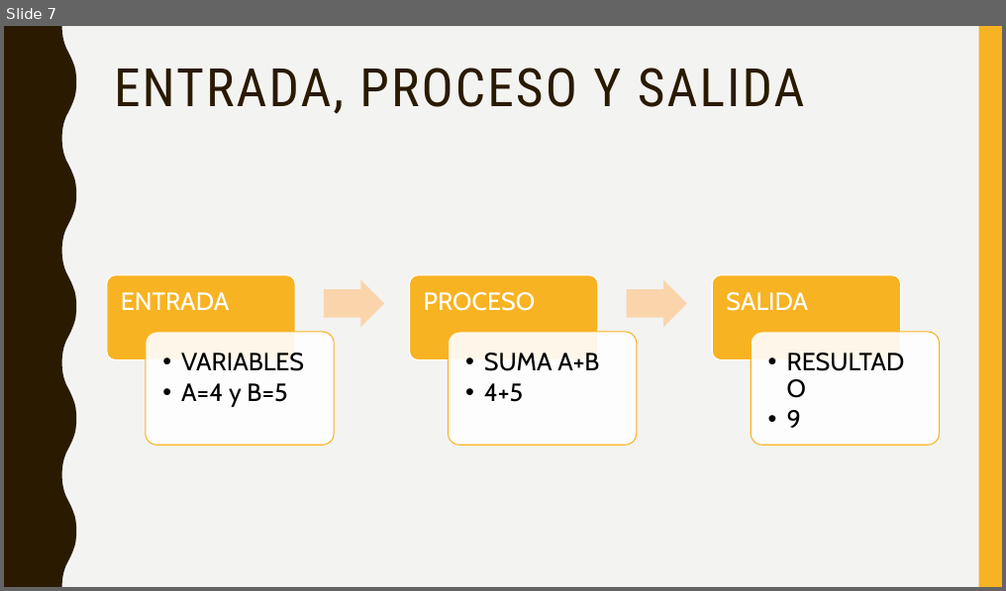
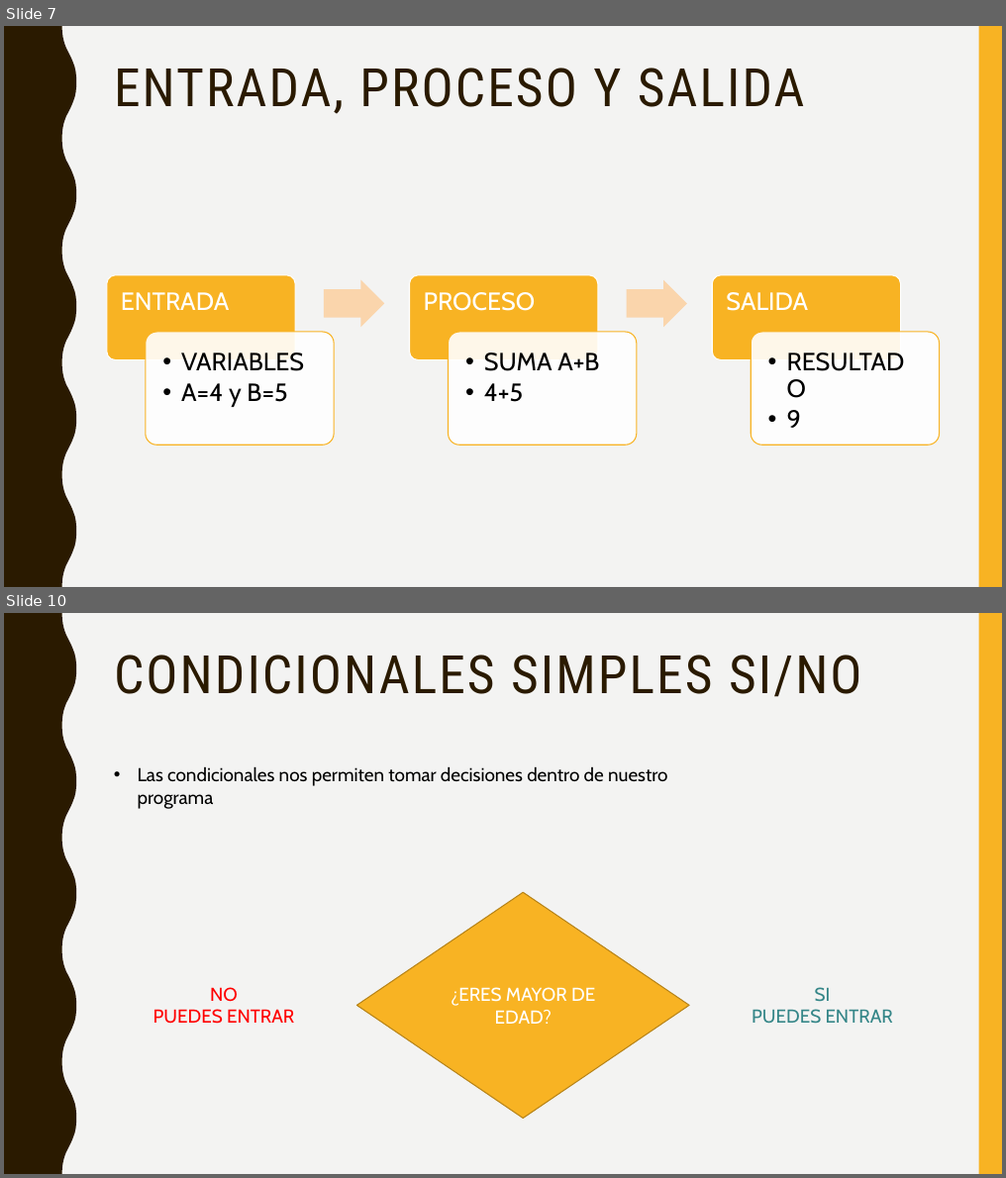
Before and after one commit to Jhonas0123/language_tests, a slide deck: Lógica de programación.pptx. Shown one above the other, each under a label of ours: slide 7 before the commit, slides 7 and 10 after it; the slides between them are not shown. The pictures are 1006x591 and 1006x1178 pixels, drawn with LibreOffice and Linux fonts; fonts in the diff are those of the drawing. Boxes give left, top, right and bottom in pixels: in the first picture for what was removed or moved away, otherwise in the second. Text is boxed around its words. In the diff, an @@ line names an element or a change of style, - is before the commit and + after.

```diff
--- a/Lógica de programación.pptx
+++ b/Lógica de programación.pptx
@@ slide 10 added at [4,613,1002,1174], background #F3F3F2; not listed: 2 template elements that a slide beside it also shows @@
@@ title added at [114,655,862,697], 51 pt, text #2A1A00 @@
+CONDICIONALES SIMPLES SI/NO
@@ text added at [138,766,668,809], 18 pt, text #000000 @@
+• Las condicionales nos permiten tomar decisiones dentro de nuestro programa
@@ diamond added at [356,892,689,1118], fill #F8B323, outline #B7841A 1 pt, 18 pt, text #FFFFFF @@
+¿ERES MAYOR DE EDAD?
@@ text added at [153,987,294,1024], 18 pt, text #FF0000 @@
+NO
+PUEDES ENTRAR
@@ text added at [751,987,893,1024], 18 pt, text #358588 @@
+SI
+PUEDES ENTRAR
```
Also in this commit, not shown: 1 slide changed, 4 other slides added.
